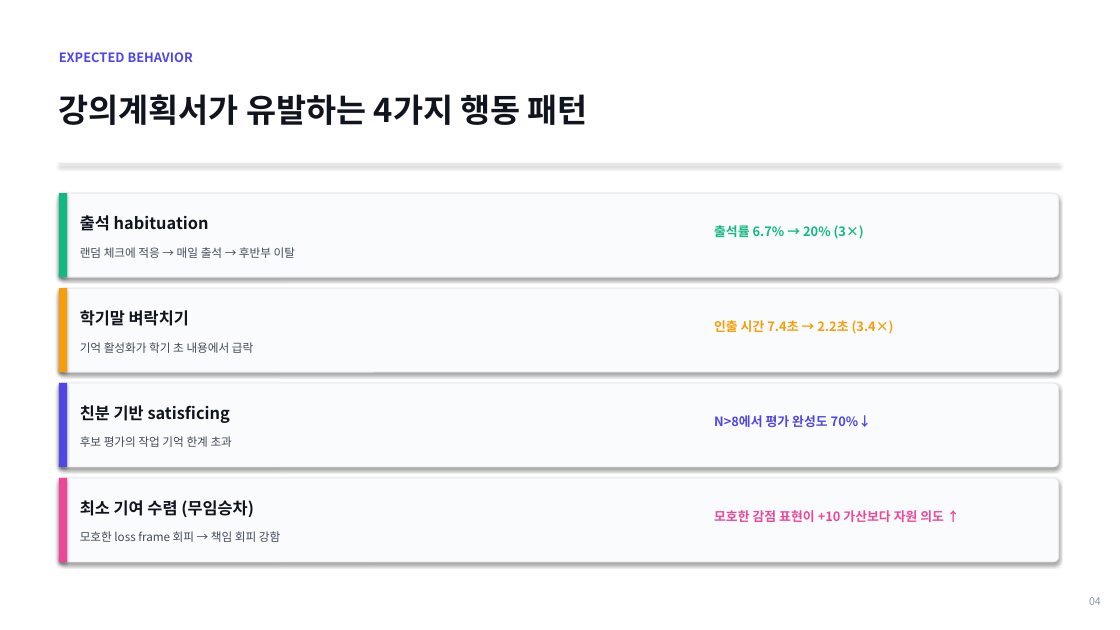
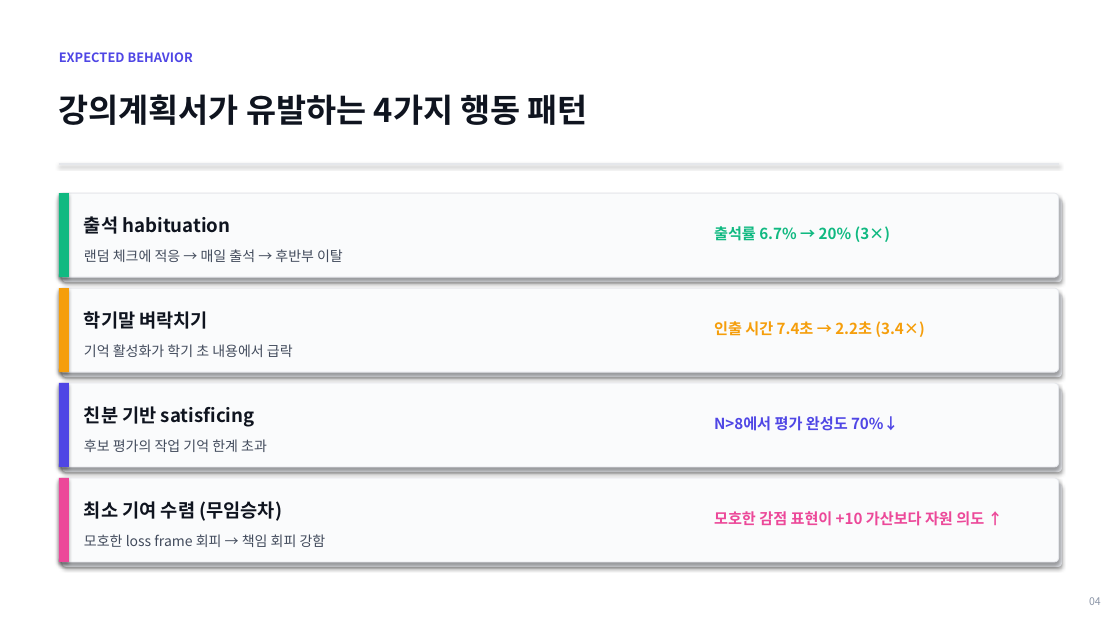
Before and after one commit to lshpy/imen315-syllabus-meta, a slide deck: slide 4 of team_project/kickoff_2026-05-11.pptx. Drawn at 1120x630 pixels with LibreOffice and Linux fonts; fonts in the diff are those of the drawing. Boxes give left, top, right and bottom in pixels: in the first picture for what was removed or moved away, otherwise in the second. Text is boxed around its words. In the diff, an @@ line names an element or a change of style, - is before the commit and + after.

```diff
--- a/team_project/kickoff_2026-05-11.pptx
+++ b/team_project/kickoff_2026-05-11.pptx
@@ rounded rectangle added at (59, 193, 1059, 277), fill #FAFBFC, outline #E5E7EB 0.75 pt @@
@@ rounded rectangle: place and size @@
-rounded rectangle at (59, 193, 1059, 277)
+rounded rectangle at (62, 198, 1062, 282)
@@ rounded rectangle at (62, 198, 1062, 282): fill #FAFBFC to #E9EBF0; outline #E5E7EB 0.75 pt to none; proportions changed @@
@@ size 14 to 16 pt in 4 elements at (84, 311, 209, 329), (84, 406, 255, 427), (84, 501, 282, 521), (84, 216, 230, 234) @@
@@ rounded rectangle added at (62, 293, 1062, 377), fill #E9EBF0 @@
@@ rounded rectangle added at (62, 388, 1062, 472), fill #E9EBF0 @@
@@ proportions changed in 3 elements at (59, 288, 1059, 372), (59, 383, 1059, 467), (59, 478, 1059, 562) @@
@@ rounded rectangle added at (62, 483, 1062, 567), fill #E9EBF0 @@
@@ size 11 to 13 pt in 4 elements at (714, 226, 891, 242), (714, 321, 924, 337), (714, 416, 899, 431), (714, 511, 984, 526) @@
@@ size 10 to 12 pt in 4 elements at (84, 249, 343, 262), (84, 344, 293, 357), (84, 439, 267, 452), (84, 534, 326, 547) @@
```
Also in this commit, not shown: 18 other slides changed, 1 other file.
